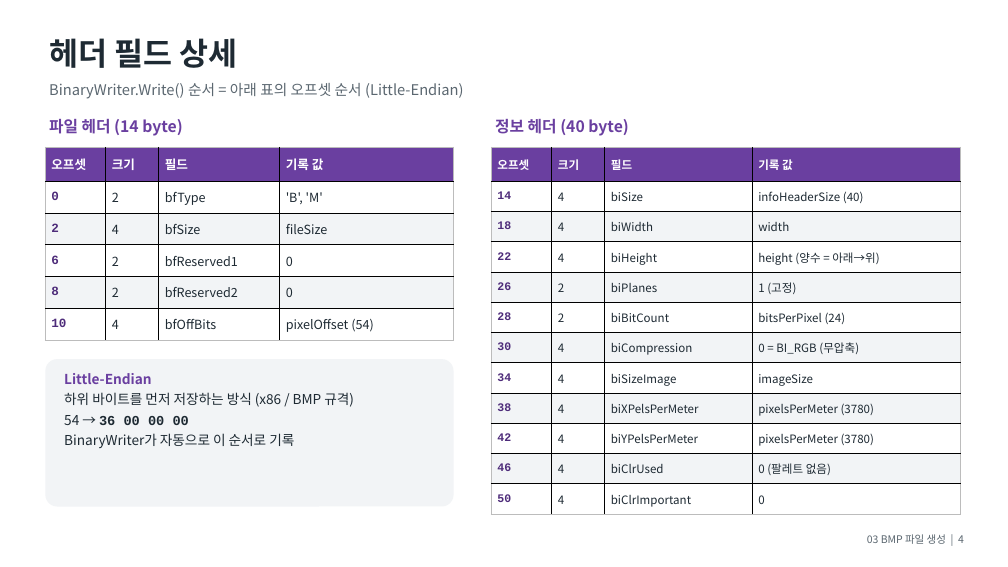
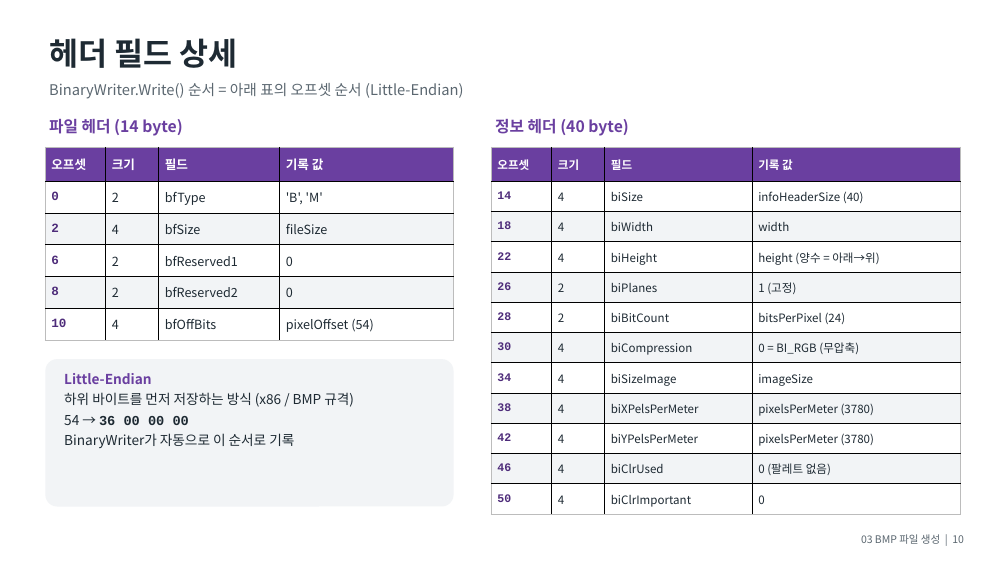
Before and after one commit to ehddnjs198/Seminar, a slide deck: slide 10 of PPT/03_BMP파일생성.pptx (slide 4 before the commit). Drawn at 1008x567 pixels with LibreOffice and Linux fonts; fonts in the diff are those of the drawing. Boxes give left, top, right and bottom in pixels: in the first picture for what was removed or moved away, otherwise in the second. Text is boxed around its words. In the diff, an @@ line names an element or a change of style, - is before the commit and + after.

```diff
--- a/PPT/03_BMP파일생성.pptx
+++ b/PPT/03_BMP파일생성.pptx
@@ text at [861, 534, 964, 544]: text changed @@
-03 BMP 파일 생성 | 4
+03 BMP 파일 생성 | 10
```
Also in this commit, not shown: 11 other slides changed, 3 other files.
